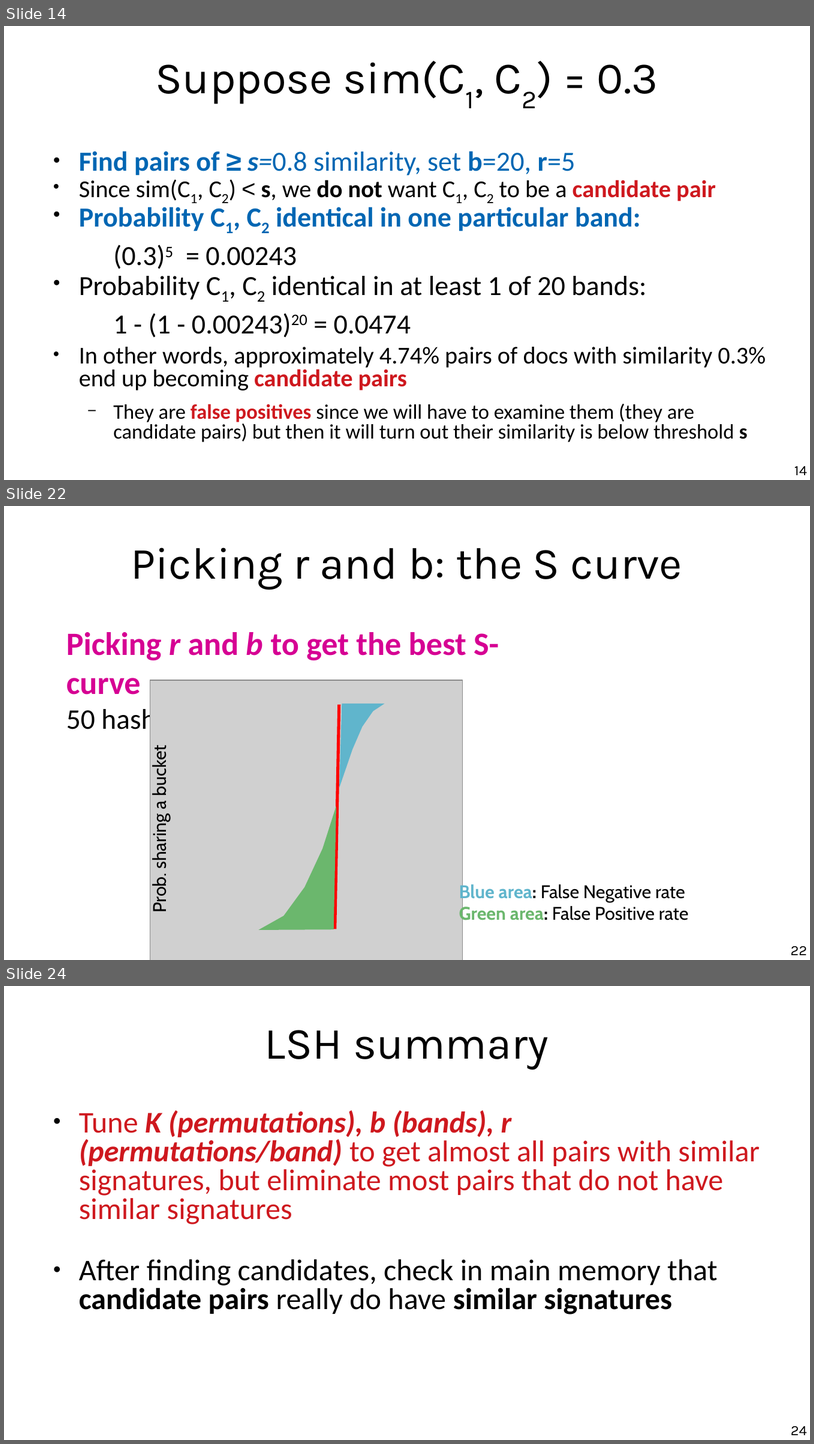
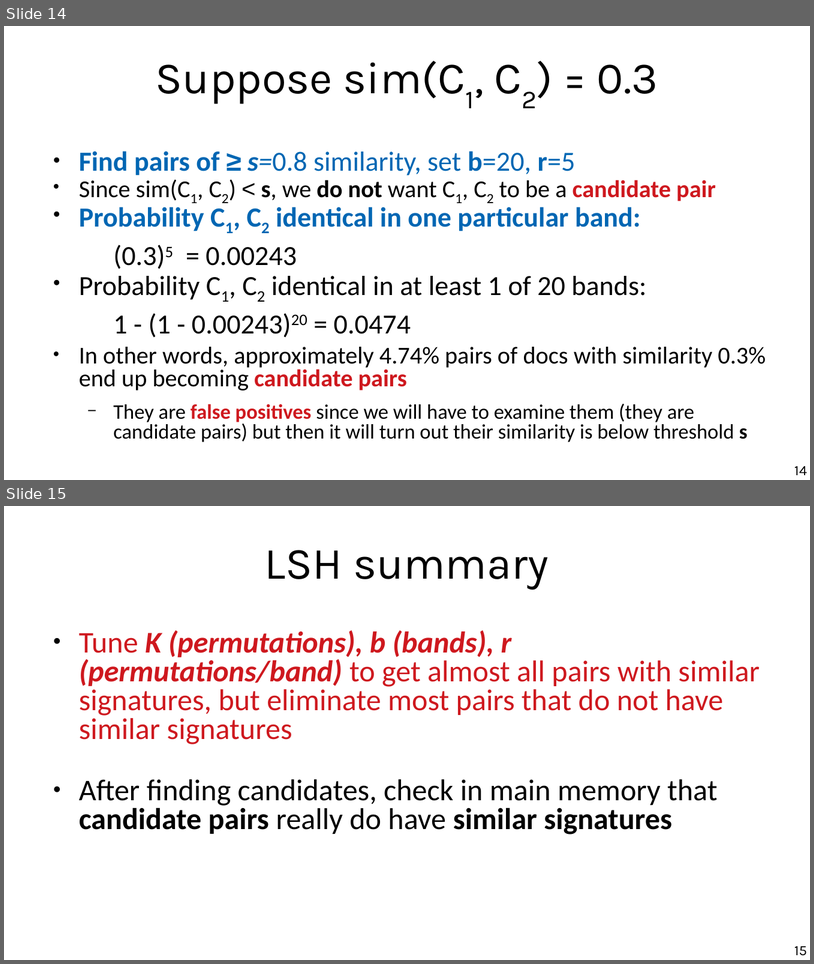
Before and after one commit to chatox/data-mining-course, a slide deck: theory/tt09_locality_sensitive_hashing.odp. Shown one above the other, each under a label of ours: slides 14, 22 and 24 before the commit, slides 14 and 15 after it; the slides between them are not shown. The pictures are 814x1444 and 814x964 pixels, drawn with LibreOffice and Linux fonts; fonts in the diff are those of the drawing; grey boxes stand for pictures. Boxes give left, top, right and bottom in pixels: in the first picture for what was removed or moved away, otherwise in the second. Text is boxed around its words. In the diff, an @@ line names an element or a change of style, - is before the commit and + after.

```diff
--- a/theory/tt09_locality_sensitive_hashing.odp
+++ b/theory/tt09_locality_sensitive_hashing.odp
@@ slide 22 removed at bbox=[4, 506, 810, 960], background #FFFFFF @@
@@ title removed at bbox=[131, 547, 683, 589] @@
-Picking r and b: the S curve
@@ text removed at bbox=[66, 632, 499, 736] @@
-Picking r and b to get the best S-curve
-50 hash-functions (r=5, b=10)
@@ picture removed at bbox=[150, 680, 463, 960] @@
@@ freeform shape removed at bbox=[340, 703, 385, 788] @@
@@ line removed from (335, 929) to (339, 705) @@
@@ text removed at bbox=[149, 750, 171, 911] @@
-Prob. sharing a bucket
@@ freeform shape removed at bbox=[258, 806, 336, 930] @@
@@ text removed at bbox=[459, 882, 689, 924] @@
-Blue area: False Negative rate
-Green area: False Positive rate
@@ page number removed at bbox=[791, 946, 807, 955] @@
-22
@@ what was slide 24 is now slide 15 @@
@@ page number at bbox=[795, 946, 807, 955]: text changed @@
-24
+15
```
Also in this commit, not shown: 8 other slides removed, 3 other files.
